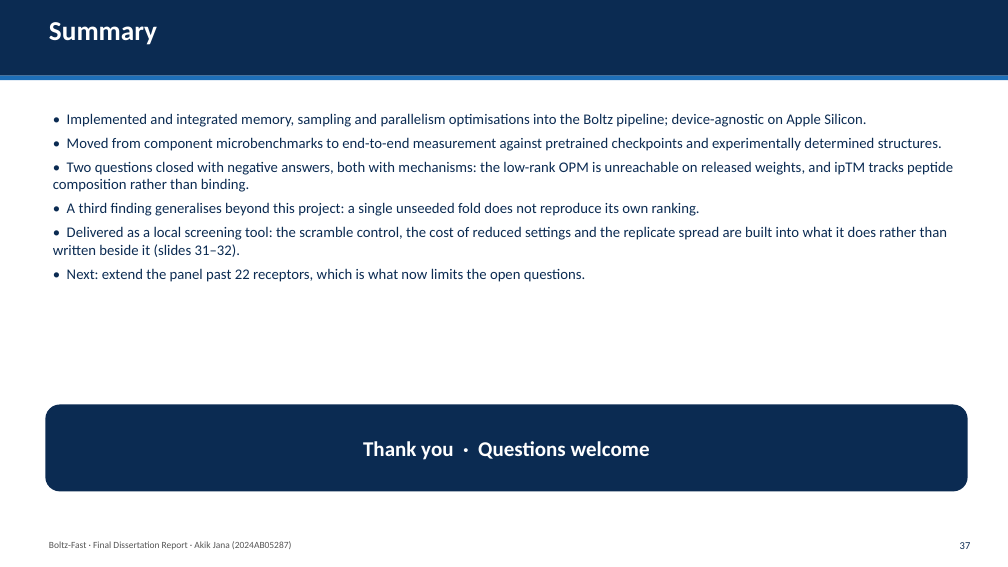
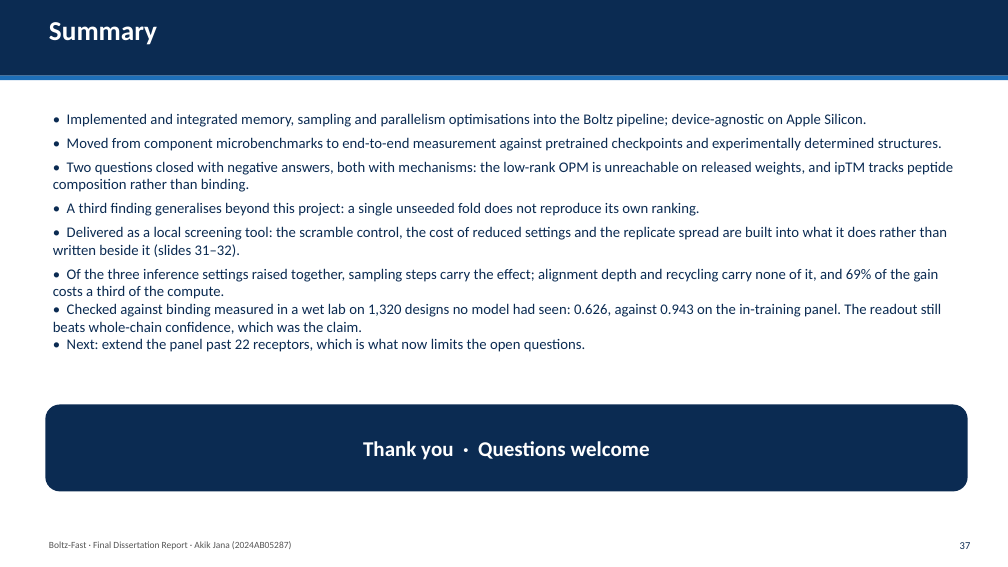
Before and after one commit to AkikJana/biomolecular-design-coreai, a slide deck: slide 37 of final_dissertation_presentation.pptx. Drawn at 1008x567 pixels with LibreOffice and Linux fonts; fonts in the diff are those of the drawing. Boxes give left, top, right and bottom in pixels: in the first picture for what was removed or moved away, otherwise in the second. Text is boxed around its words. In the diff, an @@ line names an element or a change of style, - is before the commit and + after.

```diff
--- a/final_dissertation_presentation.pptx
+++ b/final_dissertation_presentation.pptx
@@ text at [53,268,942,334]: paragraphs added @@
+• Of the three inference settings raised together, sampling steps carry the effect; alignment depth and recycling carry none of it, and 69% of the gain costs a third of the compute.
+• Checked against binding measured in a wet lab on 1,320 designs no model had seen: 0.626, against 0.943 on the in-training panel. The readout still beats whole-chain confidence, which was the claim.
```
Also in this commit, not shown: 1 other slide changed, 1 other file.
